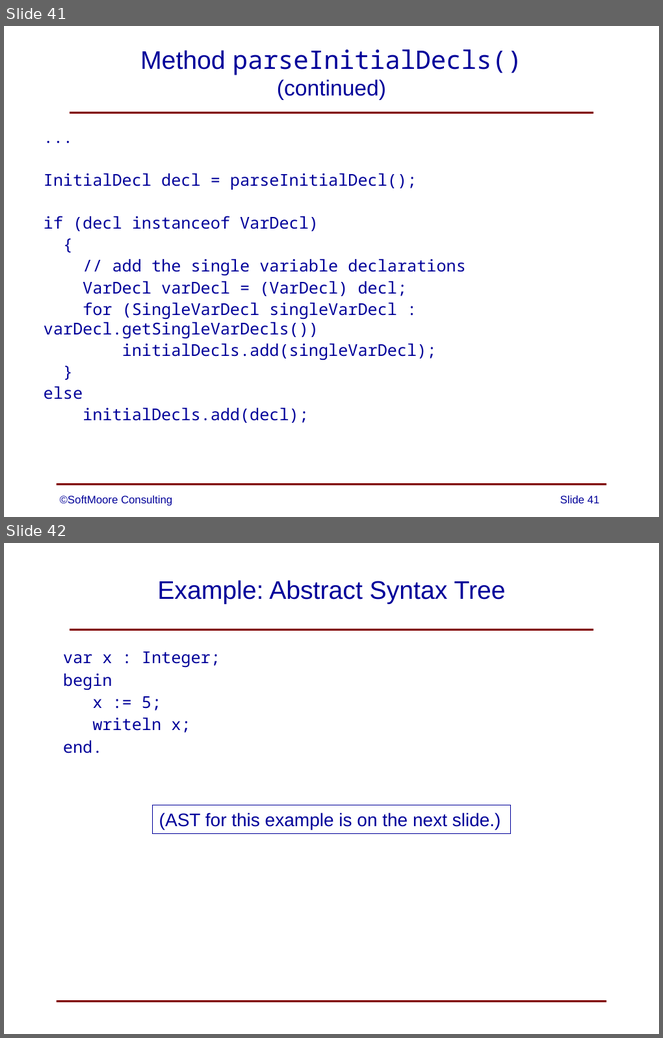
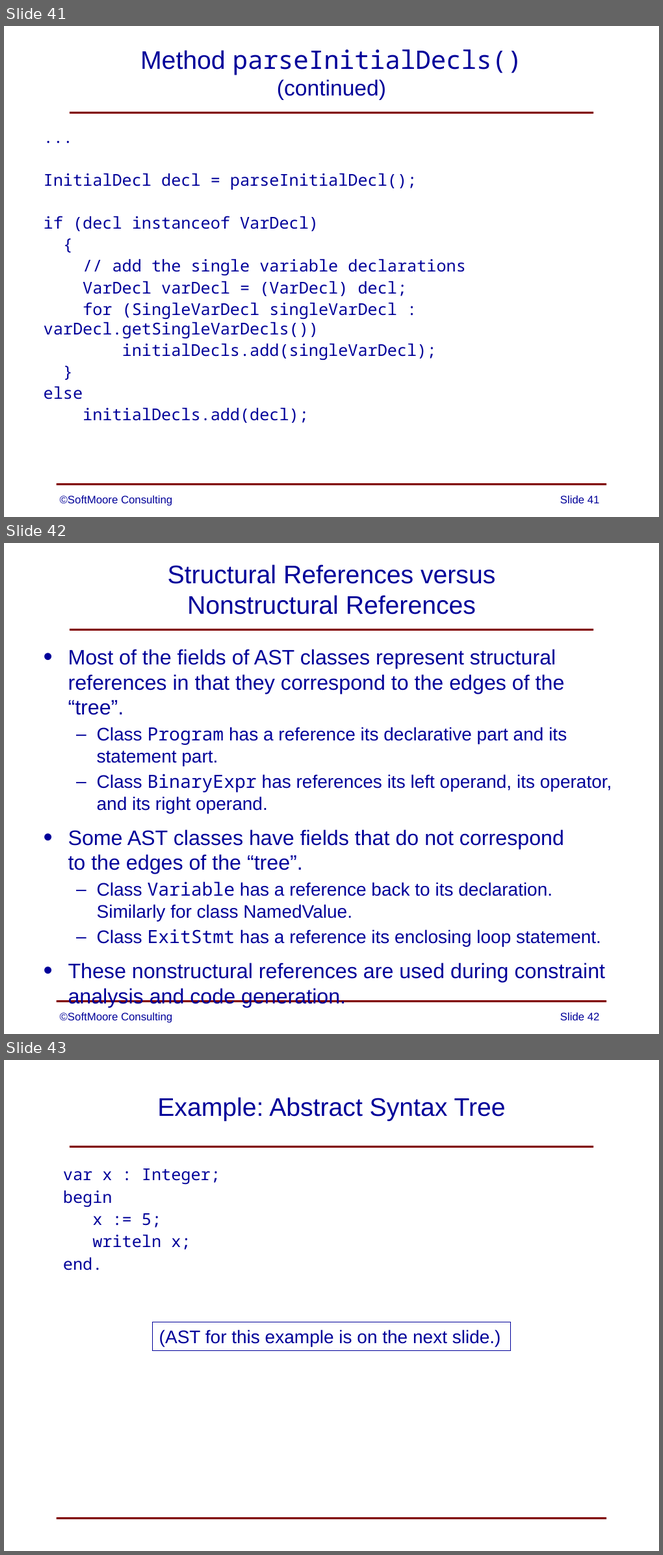
Before and after one commit to SoftMoore/CPRL, a slide deck: PowerPoint Slides/08 - Abstract Syntax Trees.pptx. Shown one above the other, each under a label of ours: slides 41 and 42 before the commit, slides 41, 42 and 43 after it. The pictures are 663x1038 and 663x1555 pixels, drawn with LibreOffice and Linux fonts; fonts in the diff are those of the drawing. Boxes give left, top, right and bottom in pixels: in the first picture for what was removed or moved away, otherwise in the second. Text is boxed around its words. In the diff, an @@ line names an element or a change of style, - is before the commit and + after.

Commit message:
added a slide on structural versus nonstructural references in the AST classes

```diff
--- a/PowerPoint Slides/08 - Abstract Syntax Trees.pptx
+++ b/PowerPoint Slides/08 - Abstract Syntax Trees.pptx
@@ slide 42 added at <box>4,543,659,1034</box>, background #FFFFFF; not listed: 2 template elements that a slide beside it also shows @@
@@ title added at <box>168,564,495,615</box>, 28 pt, text #000099 @@
+Structural References versus
+Nonstructural References
@@ text added at <box>68,649,612,1008</box>, 20 pt, text #000099 @@
+• Most of the fields of AST classes represent structural references in that they correspond to the edges of the “tree”.
+  – Class Program has a reference its declarative part and its statement part.
+  – Class BinaryExpr has references its left operand, its operator, and its right operand.
+• Some AST classes have fields that do not correspond
+  to the edges of the “tree”.
+  – Class Variable has a reference back to its declaration.
+    Similarly for class NamedValue.
+  – Class ExitStmt has a reference its enclosing loop statement.
+• These nonstructural references are used during constraint analysis and code generation.
@@ text added at <box>60,1013,172,1023</box>, 12 pt, text #000099 @@
+©SoftMoore Consulting
@@ page number added at <box>560,1013,600,1021</box>, 12 pt, text #000099 @@
+Slide 42
@@ what was slide 42 is now slide 43 @@
```
Also in this commit, not shown: 1 other file.
